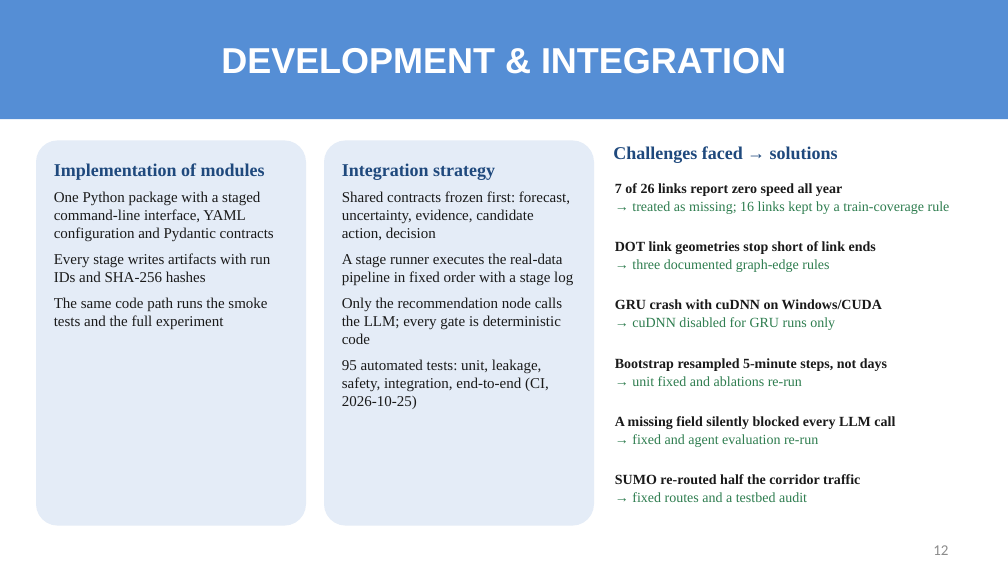
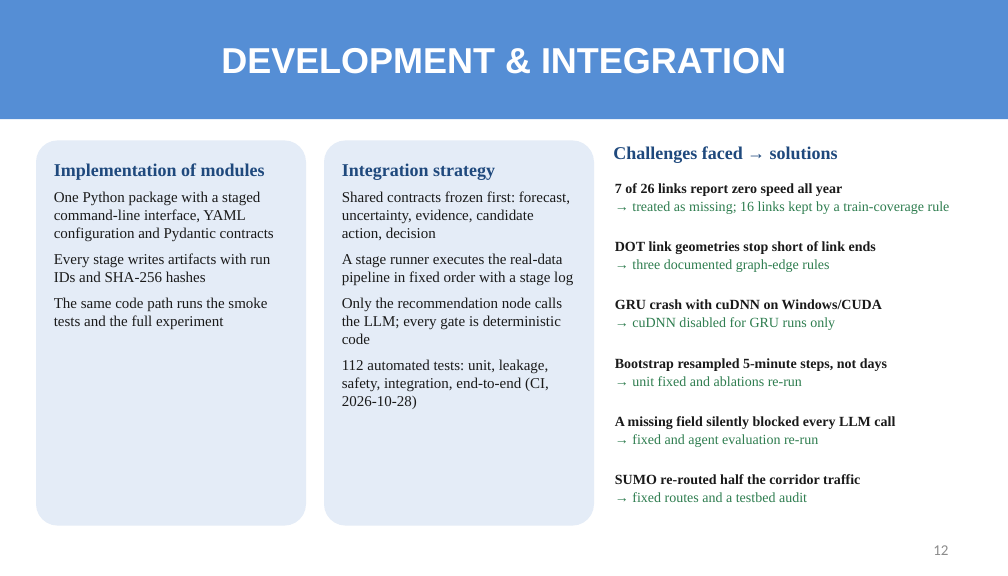
Before and after one commit to sricharansk/Major-Project, a slide deck: slide 12 of presentation/Final_Review_S_K_Sricharan_25MML1010.pptx. Drawn at 1008x576 pixels with LibreOffice and Linux fonts; fonts in the diff are those of the drawing. Boxes give left, top, right and bottom in pixels: in the first picture for what was removed or moved away, otherwise in the second. Text is boxed around its words. In the diff, an @@ line names an element or a change of style, - is before the commit and + after.

```diff
--- a/presentation/Final_Review_S_K_Sricharan_25MML1010.pptx
+++ b/presentation/Final_Review_S_K_Sricharan_25MML1010.pptx
@@ text in rounded rectangle at bbox=[342, 359, 549, 409]: text changed @@
-95 automated tests: unit, leakage, safety, integration, end-to-end (CI, 2026-10-25)
+112 automated tests: unit, leakage, safety, integration, end-to-end (CI, 2026-10-28)
```
Also in this commit, not shown: 11 other slides changed, 7 other files.
